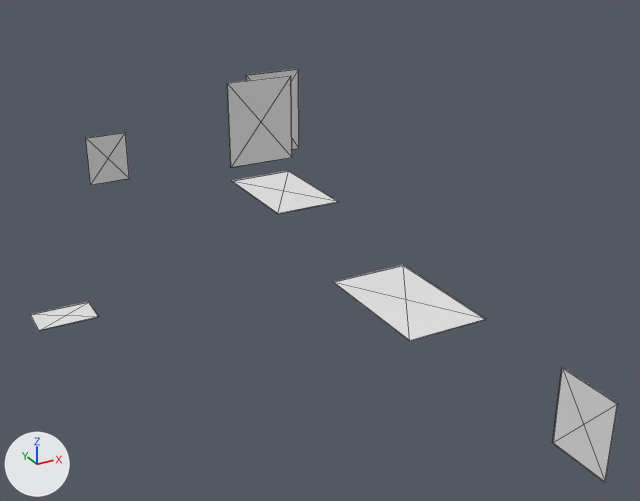
The glTF model game/assets/models/interior/alder_antler_lodge/alder_antler_lodge_cloth.glb, before and after one commit.
One viewpoint serves both versions: a 50 mm lens placed at (-0.4, -18.37, 7.78), pointed at (5.72, -7.24, 2.21). The axes (+X, +Y, +Z) are drawn at lower left. The lights are the same throughout. The picture after the commit comes second. Mesh edges are drawn as thin lines.

In view in the first picture: 'hanging_0', 'hanging_1', 'hanging_2', 'hanging_3', 'rug_4', 'rug_5', 'rug_6'.
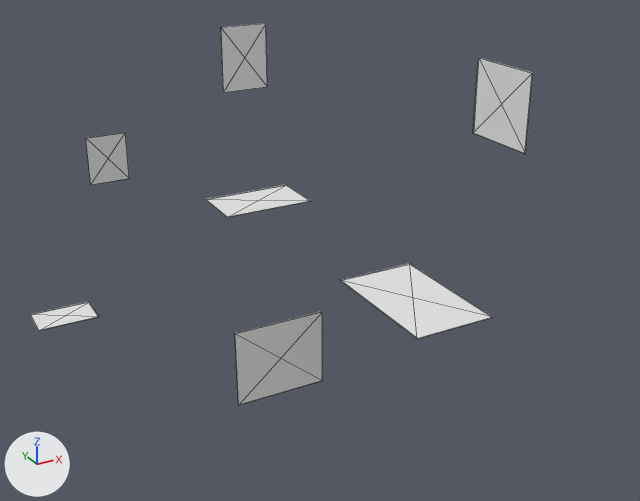
Changed parts and their boxes (x1, y1, x2, y2) in the pictures (640 x 501 px):
'hanging_3', moved, rescaled (35% wider, 18% shorter)
    before: (553, 368, 618, 483)
    after: (235, 311, 323, 405)
'hanging_1', moved, rescaled (8% narrower)
    before: (227, 76, 292, 167)
    after: (473, 58, 533, 154)
'rug_5', moved
    before: (333, 265, 486, 341)
    after: (340, 263, 493, 339)
'hanging_2', reshaped
    before: (246, 69, 299, 149)
    after: (221, 23, 268, 92)
'rug_6', moved, rescaled (25% shorter)
    before: (232, 171, 339, 214)
    after: (206, 185, 311, 217)

The change, as a list of edits to the scene's bpy script:
```text
Change me_hanging_1:
    used by ob_hanging_1; location = (0.0, 0.0, 0.0)
    remove me_hanging_1.from_pydata(...)  # 8 vertices, 12 faces; spans x 3.7..4.552, y -8.64..-8.625, z 4.3..5.35
    add me_hanging_1.from_pydata(...)  # 8 vertices, 12 faces; spans x 7.26..7.275, y -9.955..-8.87, z 4.3..5.35
    me_hanging_1 part 1: the whole mesh is scaled about its middle by (0.0176, 72.3, 1), then moved by (3.142, -0.78, 0.0)
Change me_hanging_2:
    used by ob_hanging_2; location = (0.0, 0.0, 0.0)
    before: 0 (4.09, -8.32, 4.3), 1 (4.09, -8.335, 4.3), 2 (4.09, -8.32, 5.35) at pixel (246, 74), 3 (4.09, -8.335, 5.35) at pixel (246, 75), 4 (4.812, -8.32, 4.3) at pixel (298, 148)
    before: 5 (4.812, -8.335, 4.3) at pixel (299, 148), 6 (4.812, -8.32, 5.35) at pixel (298, 68), 7 (4.812, -8.335, 5.35) at pixel (298, 69)
    remove me_hanging_2.from_pydata(...)  # 8 vertices, 12 faces; spans x 4.09..4.812, y -8.335..-8.32, z 4.3..5.35
    add me_hanging_2.from_pydata(...)  # 8 vertices, 12 faces; spans x 5.162..5.958, y -4.99..-4.975, z 4.3..5.35
    me_hanging_2 part 2
    add for i in [*range(0, 4)]: me_hanging_2.vertices[i].co += Vector((1.072, 3.345, 0.0))
    add for i in [*range(4, 8)]: me_hanging_2.vertices[i].co += Vector((1.147, 3.345, 0.0))
Change me_hanging_3:
    used by ob_hanging_3; location = (0.0, 0.0, 0.0)
    remove me_hanging_3.from_pydata(...)  # 8 vertices, 12 faces; spans x 6.34..6.355, y -12.79..-11.935, z 1.35..2.4
    add me_hanging_3.from_pydata(...)  # 8 vertices, 12 faces; spans x 3.355..4.595, y -9.37..-9.355, z 1.35..2.4
    me_hanging_3 part 3: the whole mesh is scaled about its middle by (82.7, 0.0175, 1), then moved by (-2.373, 3.0, 0.0)
Change me_rug_5:
    used by ob_rug_5; location = (0.0, 0.0, 0.0)
    remove me_rug_5.from_pydata(...)  # 8 vertices, 12 faces; spans x 4.58..5.63, y -11.37..-9.67, z 2.95..2.96
    add me_rug_5.from_pydata(...)  # 8 vertices, 12 faces; spans x 4.68..5.73, y -11.37..-9.67, z 2.95..2.96
    me_rug_5 part 4: the whole mesh is moved by (0.1, 0.0, 0.0)
Change me_rug_6:
    used by ob_rug_6; location = (0.0, 0.0, 0.0)
    remove me_rug_6.from_pydata(...)  # 8 vertices, 12 faces; spans x 5.01..6.06, y -7.23..-5.53, z 2.95..2.96
    add me_rug_6.from_pydata(...)  # 8 vertices, 12 faces; spans x 4.3..5.7, y -6.99..-6.14, z 2.95..2.96
    me_rug_6 part 5: the whole mesh is scaled about its middle by (1.33, 0.5, 1), then moved by (-0.54, -0.19, 0.0)
```
